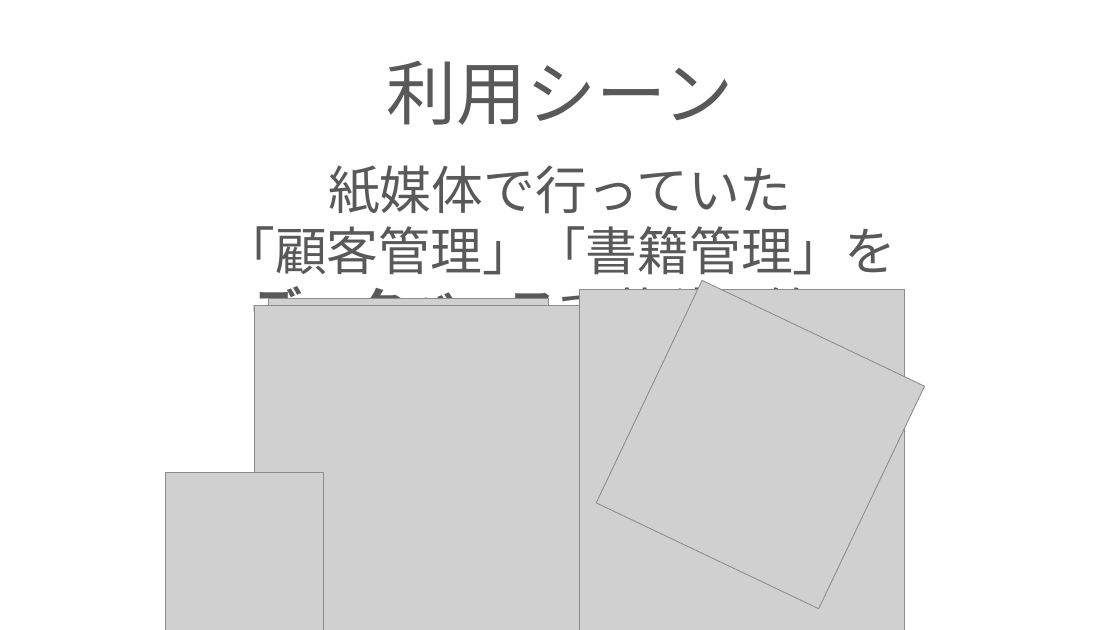
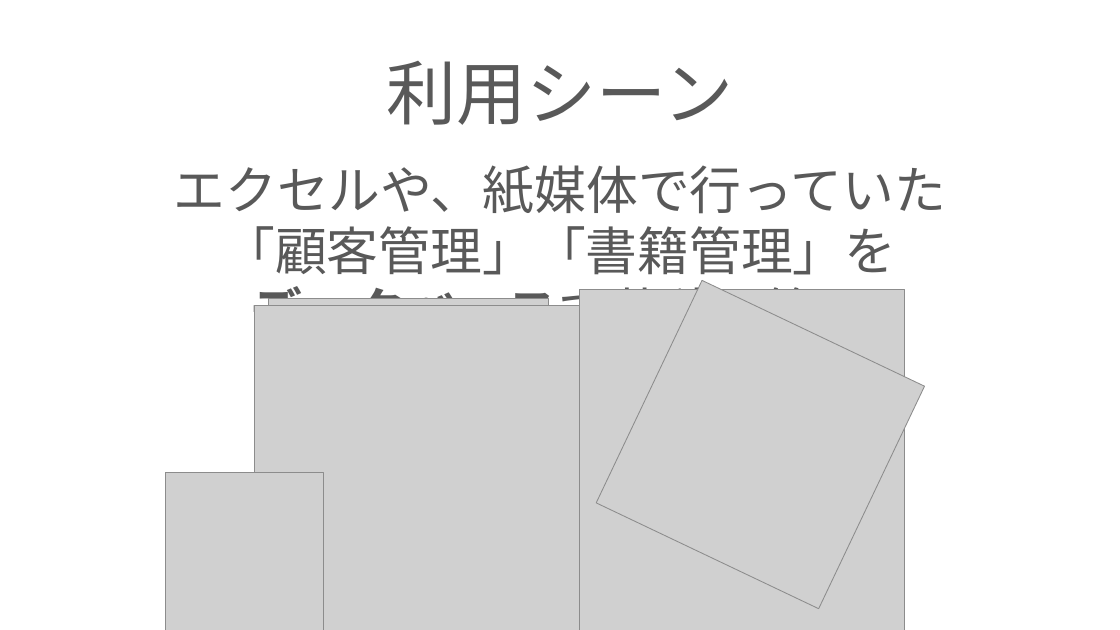
Before and after one commit to ivy239007/PG-, a slide deck: slide 6 of プレゼン資料.pptx (slide 3 before the commit). Drawn at 1120x630 pixels with LibreOffice and Linux fonts; fonts in the diff are those of the drawing; grey boxes stand for pictures; background and template pictures are left out. Boxes give left, top, right and bottom in pixels: in the first picture for what was removed or moved away, otherwise in the second. Text is boxed around its words. In the diff, an @@ line names an element or a change of style, - is before the commit and + after.

```diff
--- a/プレゼン資料.pptx
+++ b/プレゼン資料.pptx
@@ subtitle at [174,165,947,214]: text changed @@
-紙媒体で行っていた
+エクセルや、紙媒体で行っていた
```
Also in this commit, not shown: 1 other slide changed, 3 slides added.
